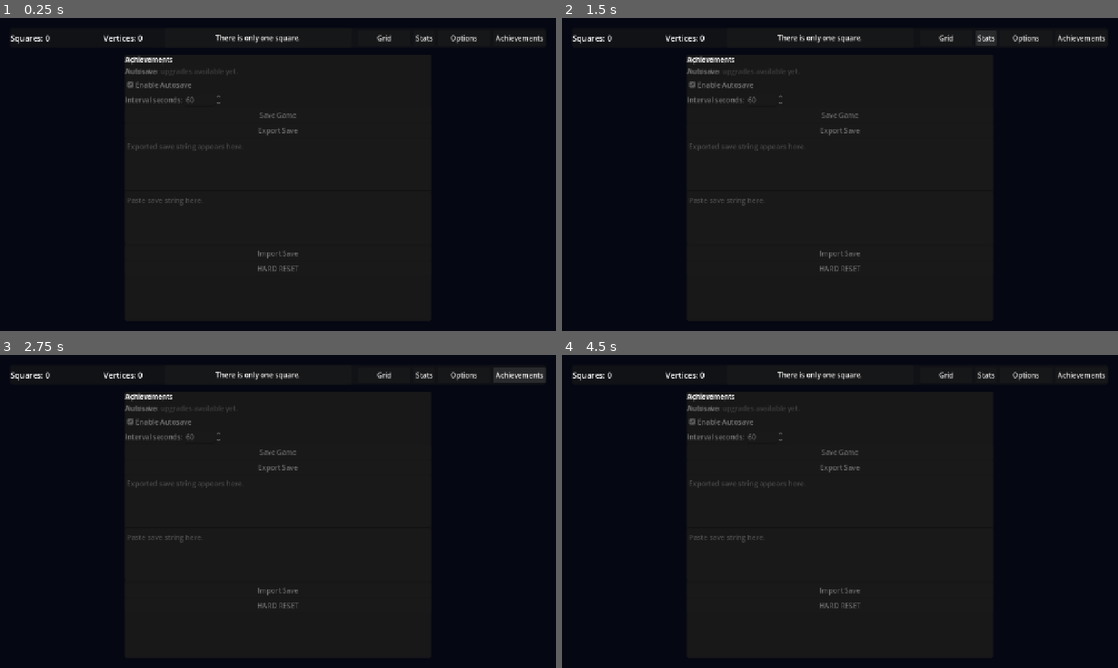
Above: before the commit, frames 1-4 (two rows, left to right).
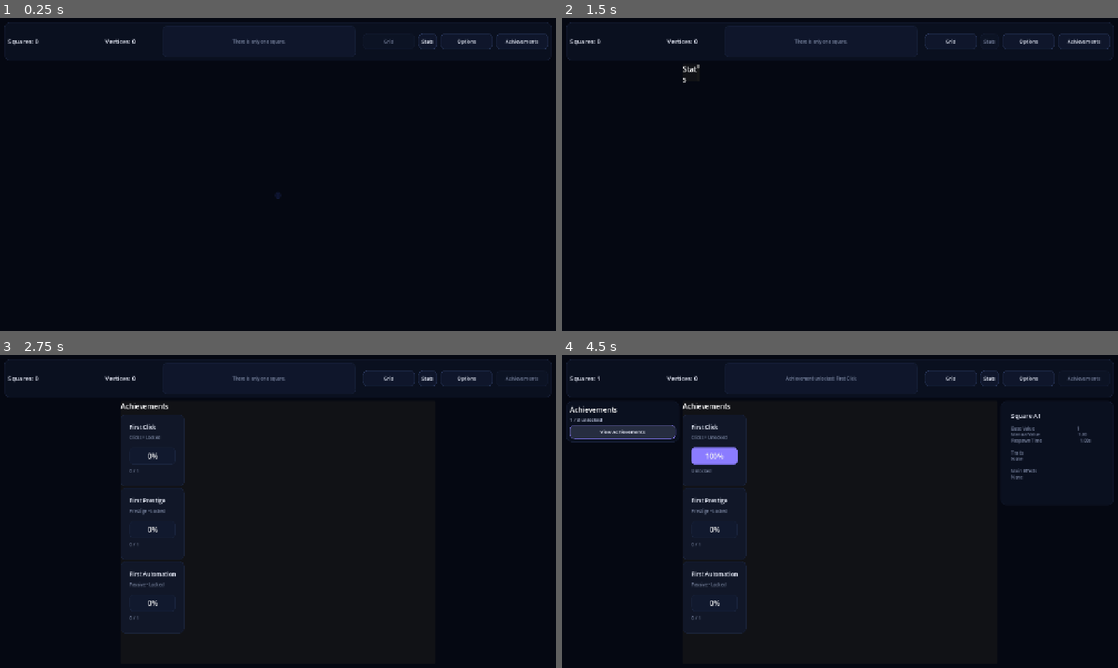
Above: after the commit, the same moments.

Repository: franciscoCapa27/Squared_2
Game: Godot game, scene res://scenes/main/Main.tscn
Same seed, same stepped clock (60 frames per second), same inputs: the game is played once before the commit and once after it.
Inputs (mouse positions are in pixels of both pictures, inside the frame that each line leads up to):
- Up to frame 1 (0.25 s): no input
- Up to frame 2 (1.5 s): click (945, 36) at 0.5 s, where only the run before the commit has a clickable "Grid"; click "Stats" at 1.25 s
- Up to frame 3 (2.75 s): click "Achievements" at 2 s
- Up to frame 4 (4.5 s): click "Grid" at 2.75 s; click (840, 533) at 3.52 s; click (623, 433) at 4.25 s, where only the run after the commit has a clickable "View Achievements"

The runs differ from the first frame. In frame 1, 3.7% of the frame differs, in the area x 0-100%, y 1-82%; in frame 2, 3.8%; in frame 3, 4.5%; in frame 4, 6.1%, in the area x 0-100%, y 1-90%.
Error before the commit: Parse Error: Could not parse global class "SquareData" from "res://scripts/core/square_data.gd". (res://scripts/autoload/game_state.gd:40)

Commit message:
bugfix: Fix SquareData parser error from reserved trait keyword
Refs #73

Diff:
--- a/squared-2/scripts/core/square_data.gd
+++ b/squared-2/scripts/core/square_data.gd
@@ -78,11 +78,11 @@
 	var family_data: Dictionary = {}
 
 	for i: int in range(traits.size()):
-		var trait: TraitInstance = traits[i]
-		if trait == null or trait.definition == null:
-			continue
-
-		var family_key: String = _get_trait_family_key(trait)
+		var trait_iter: TraitInstance = traits[i]
+		if trait_iter == null or trait_iter.definition == null:
+			continue
+
+		var family_key: String = _get_trait_family_key(trait_iter)
 		if family_key == "":
 			continue
 
@@ -95,7 +95,7 @@
 
 		var info: Dictionary = family_data[family_key]
 		info.stack_count += 1
-		var rarity: int = int(trait.definition.rarity)
+		var rarity: int = int(trait_iter.definition.rarity)
 		if rarity > info.max_rarity:
 			info.max_rarity = rarity
 		if i > info.latest_index:
